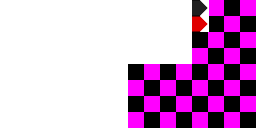
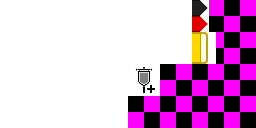
Layered file, before and after one edit (256×128). Changes by layer:
painted on "Arrière-plan" over [128, 32, 216, 96]
